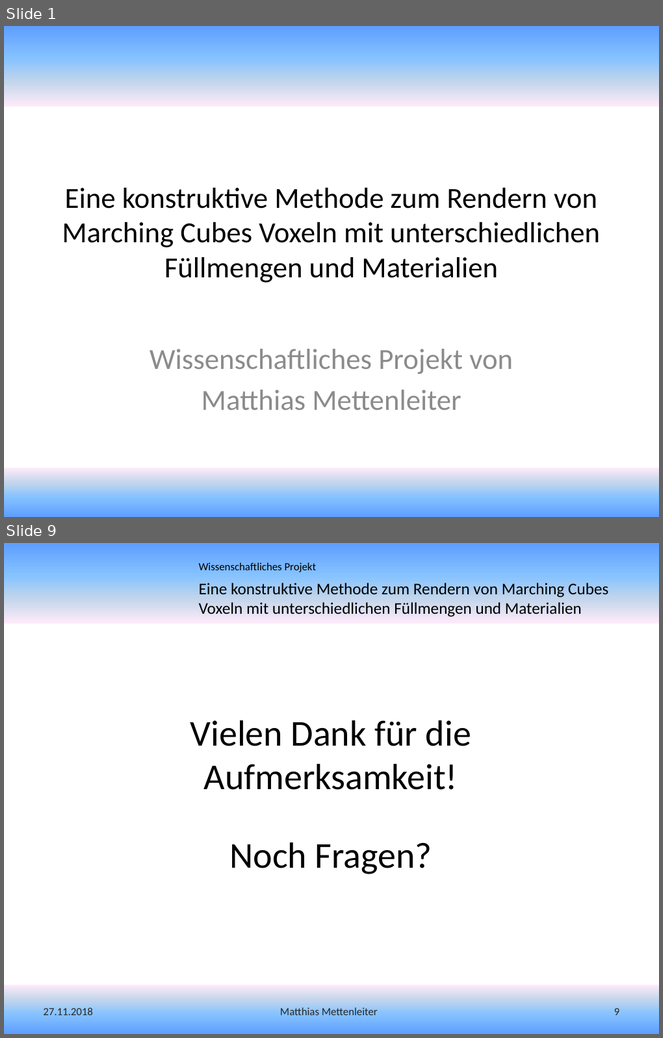
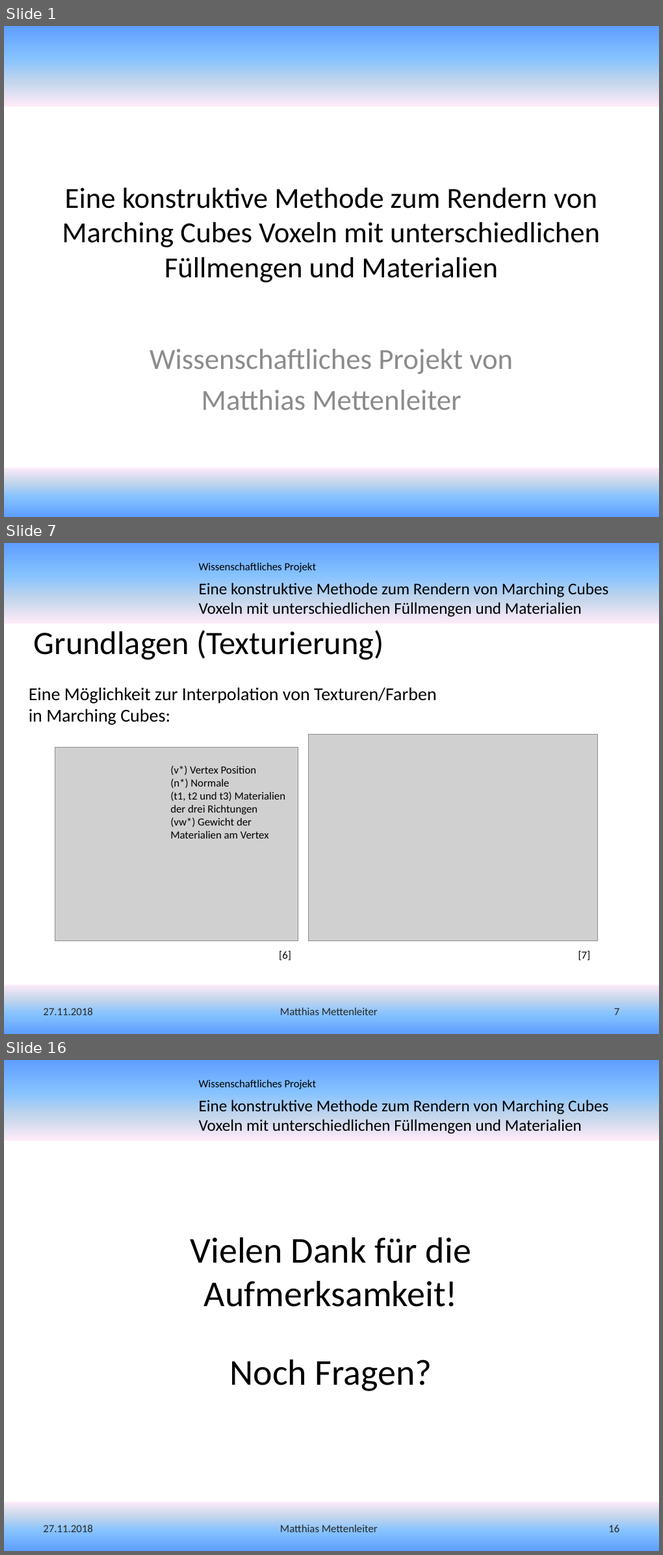
Before and after one commit to MMDaemon/MC_Paper, a slide deck: Vortrag - Eine konstruktive Methode zum Rendern von Marching Cubes Voxeln mit unterschiedlichen Füllmengen und Materialien.pptx. Shown one above the other, each under a label of ours: slides 1 and 9 before the commit, slides 1, 7 and 16 after it; the slides between them are not shown. The pictures are 663x1038 and 663x1555 pixels, drawn with LibreOffice and Linux fonts; fonts in the diff are those of the drawing; grey boxes stand for pictures; background and template pictures are left out. Boxes give left, top, right and bottom in pixels: in the first picture for what was removed or moved away, otherwise in the second. Text is boxed around its words. In the diff, an @@ line names an element or a change of style, - is before the commit and + after.

```diff
--- a/Vortrag - Eine konstruktive Methode zum Rendern von Marching Cubes Voxeln mit unterschiedlichen Füllmengen und Materialien.pptx
+++ b/Vortrag - Eine konstruktive Methode zum Rendern von Marching Cubes Voxeln mit unterschiedlichen Füllmengen und Materialien.pptx
@@ slide 7 added at <box>4,543,659,1034</box>, background #FFFFFF; not listed: 3 template elements that a slide beside it also shows @@
@@ title added at <box>34,630,384,660</box>, 36 pt, text #000000 @@
+Grundlagen (Texturierung)
@@ text added at <box>29,687,437,725</box>, 20 pt, text #000000 @@
+Eine Möglichkeit zur Interpolation von Texturen/Farben in Marching Cubes:
@@ picture added at <box>309,734,597,941</box> @@
@@ rectangle added at <box>32,747,393,794</box>, fill #FFFFFF, outline #FFFFFF 2 pt @@
@@ picture added at <box>55,747,298,941</box> @@
@@ text added at <box>170,766,286,839</box>, 12 pt, text #000000 @@
+(v*) Vertex Position
+(n*) Normale
+(t1, t2 und t3) Materialien der drei Richtungen
+(vw*) Gewicht der Materialien am Vertex
@@ text added at <box>279,951,291,961</box>, 12 pt, text #000000 @@
+[6]
@@ text added at <box>579,951,591,961</box>, 12 pt, text #000000 @@
+[7]
@@ text added at <box>43,1008,92,1016</box>, 12 pt, text #262626 @@
+27.11.2018
@@ text added at <box>280,1008,378,1016</box>, 12 pt, text #262626 @@
+Matthias Mettenleiter
@@ page number added at <box>614,1008,620,1016</box>, 12 pt, text #262626 @@
+7
@@ what was slide 9 is now slide 16 @@
@@ page number at <box>608,1525,620,1533</box>: text changed @@
-9
+16
```
Also in this commit, not shown: 7 slides changed, 7 other slides added, 1 slide removed, 10 other files.
